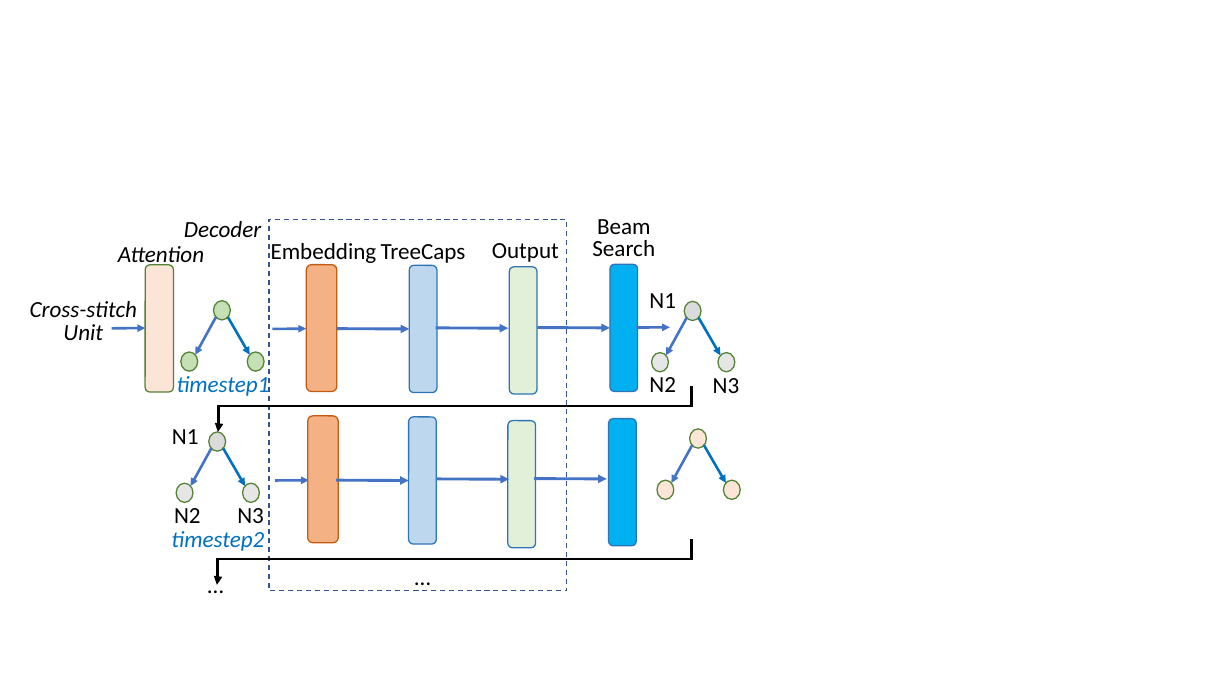
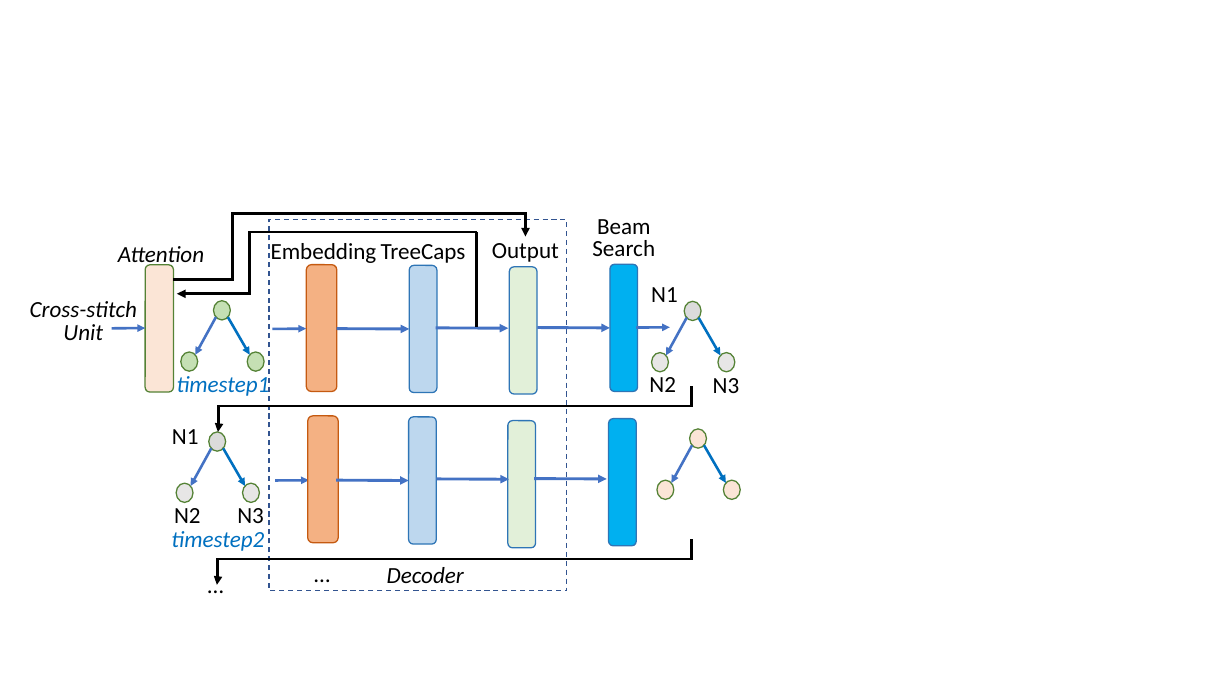
Before and after one commit to tien-n-nguyen/apr-study, a slide deck: slide 12 of Figures.pptx. Drawn at 1232x693 pixels with LibreOffice and Linux fonts; fonts in the diff are those of the drawing. Boxes give left, top, right and bottom in pixels: in the first picture for what was removed or moved away, otherwise in the second. Text is boxed around its words. In the diff, an @@ line names an element or a change of style, - is before the commit and + after.

```diff
--- a/Figures.pptx
+++ b/Figures.pptx
@@ elbow arrow added from (174, 280) to (526, 237), #000000 2.25 pt @@
@@ elbow arrow added from (478, 232) to (177, 294), #000000 2.25 pt @@
@@ line added from (477, 233) to (477, 327), #000000 2.25 pt @@
@@ text "N1": place and size @@
-text "N1" at bbox=[649, 293, 676, 308]
+text "N1" at bbox=[651, 287, 678, 302]
@@ text "…": place and size @@
-text "…" at bbox=[379, 564, 466, 596]
+text "…" at bbox=[278, 560, 365, 592]
@@ text "Decoder": place and size @@
-text "Decoder" at bbox=[184, 221, 261, 237]
+text "Decoder" at bbox=[387, 567, 464, 583]
```
Also in this commit, not shown: 2 other files.
